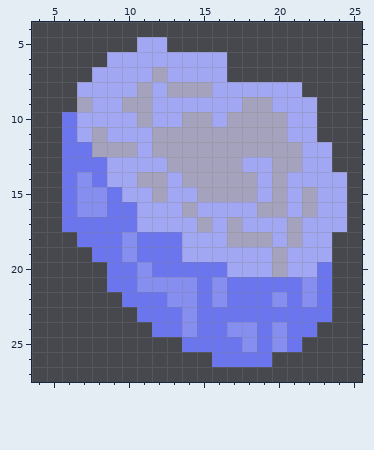
Two versions of one pixel-art sprite, sprites/items/zinq.png. The picture above was drawn from the file before the commit.
The file is 32x32 pixels. Shown: x 4..25, y 4..27.
After the commit:
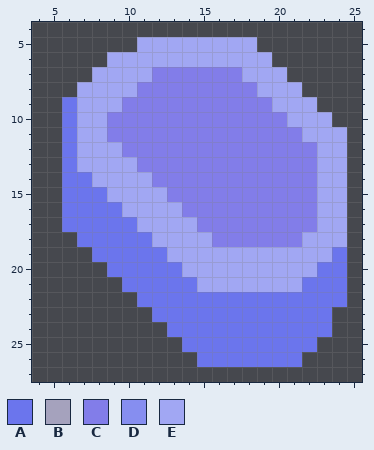
Palette (. is transparent): A #6b75ed  B #a5a2bd  C #827de9  D #868ef0  E #a1a7f3
What changed:
y 5: x 13..18 ...... -> EEEEEE
y 6: x 17..19 ... -> EEE
y 7: x 12..20 BEEEE.... -> CCCCCCEEE
y 8: x 11..18 BEBBBEEE -> CCCCCCCC
y 9: x 6..7 .B -> AE; x 10..19 BBEEEEEEBB -> CCCCCCCCCC
y 10: x 9..20 EEBEEBBEBBBB -> CCCCCCCCCCCC; x 23 . -> E
y 11: x 8..21 BEEEBBBBBBBBBE -> ECCCCCCCCCCCCC; x 23..24 .. -> EE
y 12: x 7..22 ABBBEBBBBBBBBBBE -> EEECCCCCCCCCCCCC; x 24 . -> E
y 13: x 7..8 AA -> EE; x 11..22 EEBBBBBEEBBE -> CCCCCCCCCCCC; x 24 . -> E
y 14: x 7..8 DA -> AE; x 11..22 BBEBBBBBEBEE -> ECCCCCCCCCCC
y 15: x 7..9 DDA -> AAE; x 12..22 BEEBBBBEBEB -> ECCCCCCCCCC
y 16: x 7..8 DD -> AA; x 10 A -> E; x 14..22 BEEEEBBEB -> CCCCCCCCC
y 17: x 15..22 BEBEEEBE -> CCCCCCCC
y 18: x 10 D -> A; x 12..13 AA -> EE; x 16..21 EBBBEB -> CCCCCC; x 24 . -> E
y 19: x 10 D -> A; x 13 A -> E; x 20 B -> E; x 24 . -> A
y 20: x 11 D -> A; x 14..16 AAA -> EEE; x 20 B -> E; x 24 . -> A
y 21: x 9 A -> .; x 11..22 DDDDADAAAAAD -> AAAAEEEEEEEA; x 24 . -> A
y 22: x 10 A -> .; x 13..14 DD -> AA; x 16 D -> A; x 20 D -> A; x 22 D -> A; x 24 . -> A
y 23: x 11 A -> .; x 14 D -> A
y 24: x 12 A -> .; x 14 D -> A; x 17..18 DD -> AA; x 20 D -> A; x 23 . -> A
y 25: x 18 D -> A; x 20 D -> A; x 22 . -> A
y 26: x 15 . -> A; x 20..21 .. -> AA
Changed places in both pictures, as pixel boxes (x1, y1, x2, y2):
changed: (62, 37, 347, 367)
